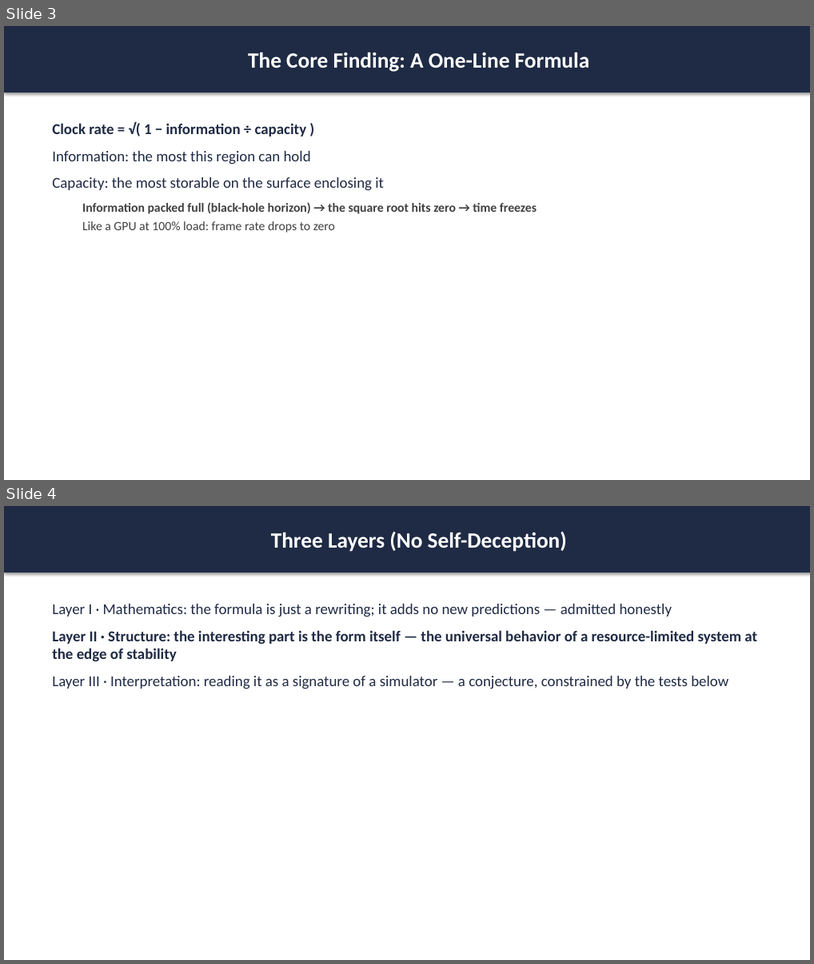
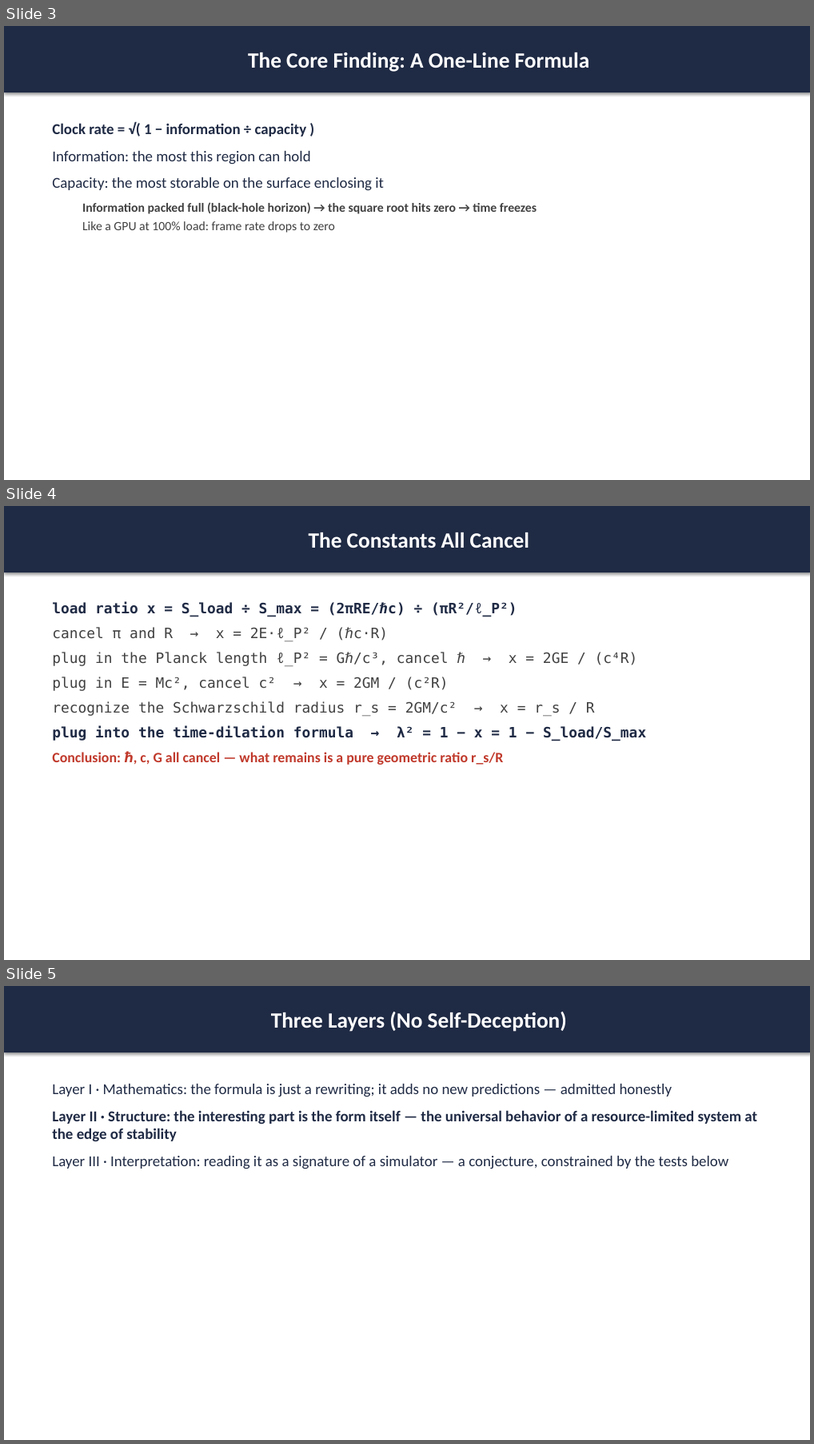
Before and after one commit to purelover/load-capacity-time-dilation, a slide deck: plain-language-slides-en.pptx. Shown one above the other, each under a label of ours: slides 3 and 4 before the commit, slides 3, 4 and 5 after it. The pictures are 814x964 and 814x1444 pixels, drawn with LibreOffice and Linux fonts; fonts in the diff are those of the drawing. Boxes give left, top, right and bottom in pixels: in the first picture for what was removed or moved away, otherwise in the second. Text is boxed around its words. In the diff, an @@ line names an element or a change of style, - is before the commit and + after.

```diff
--- a/plain-language-slides-en.pptx
+++ b/plain-language-slides-en.pptx
@@ slide 4 added at (x1=4, y1=506, x2=810, y2=960), background #FFFFFF @@
@@ rectangle added at (x1=4, y1=506, x2=810, y2=572), fill #1F2A44, 26 pt, text #FFFFFF, bold @@
+The Constants All Cancel
@@ text added at (x1=52, y1=602, x2=646, y2=764), 17 pt, text #404040, bold @@
+load ratio x = S_load ÷ S_max = (2πRE/ℏc) ÷ (πR²/ℓ_P²)
+cancel π and R → x = 2E·ℓ_P² / (ℏc·R)
+plug in the Planck length ℓ_P² = Gℏ/c³, cancel ℏ → x = 2GE / (c⁴R)
+plug in E = Mc², cancel c² → x = 2GM / (c²R)
+recognize the Schwarzschild radius r_s = 2GM/c² → x = r_s / R
+plug into the time-dilation formula → λ² = 1 − x = 1 − S_load/S_max
+Conclusion: ℏ, c, G all cancel — what remains is a pure geometric ratio r_s/R
@@ what was slide 4 is now slide 5 @@
```
Also in this commit, not shown: 3 other files.
